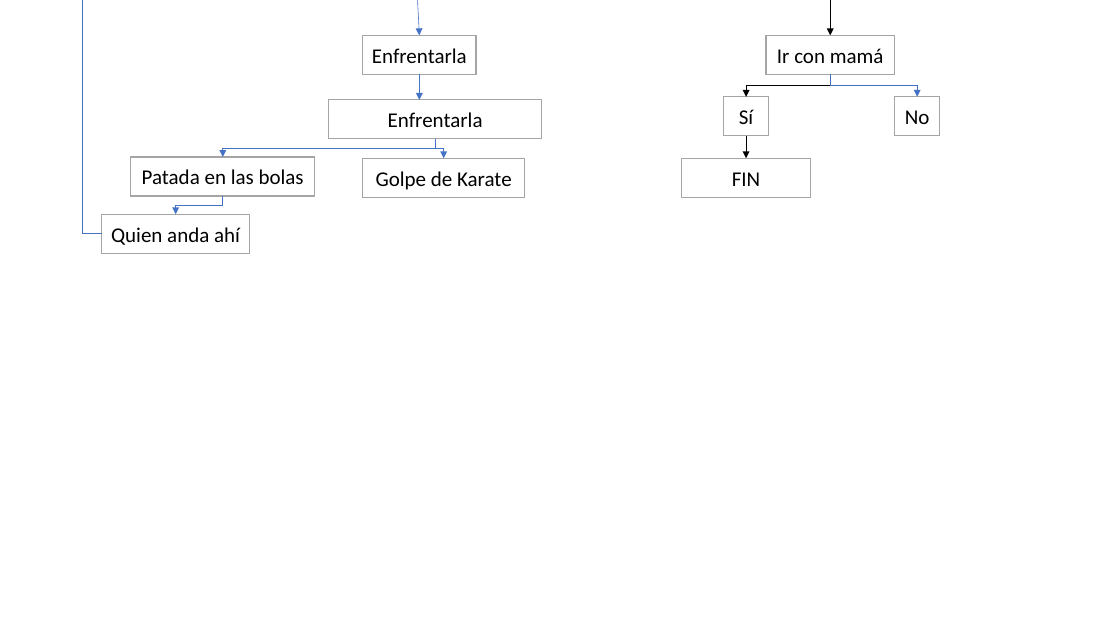
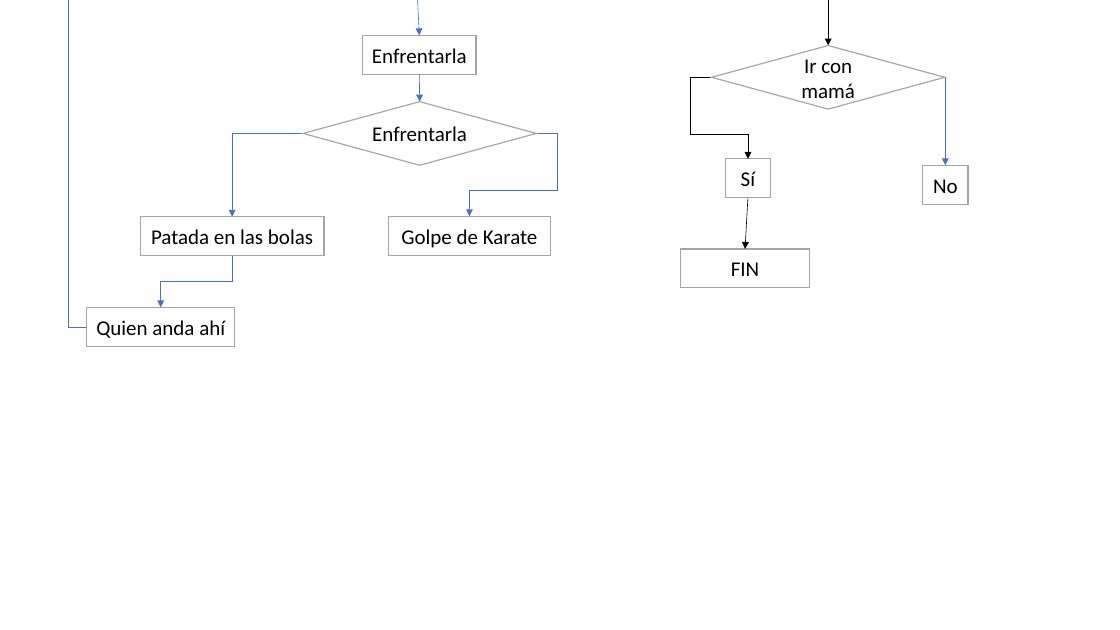
Before and after one commit to EstebanXP/Introduccion-Algoritmos-2, a slide deck: slide 4 of bandersnatch.pptx. Drawn at 1120x630 pixels with LibreOffice and Linux fonts; fonts in the diff are those of the drawing. Boxes give left, top, right and bottom in pixels: in the first picture for what was removed or moved away, otherwise in the second. Text is boxed around its words. In the diff, an @@ line names an element or a change of style, - is before the commit and + after.

```diff
--- a/bandersnatch.pptx
+++ b/bandersnatch.pptx
@@ elbow line moved from (102, 234) - (83, 0) to (87, 327) - (68, 0) @@
@@ arrow moved from (830, 0) - (830, 35) to (828, 0) - (828, 45) @@
@@ diamond "Ir con mamá" at (x1=712, y1=45, x2=945, y2=109): rectangle to diamond @@
@@ diamond "Ir con mamá" resized from (x1=766, y1=35, x2=895, y2=74) to (x1=712, y1=45, x2=945, y2=109) @@
@@ elbow arrow moved from (830, 74) - (746, 97) to (712, 77) - (748, 159) @@
@@ elbow arrow moved from (830, 74) - (918, 97) to (945, 77) - (945, 166) @@
@@ diamond "Enfrentarla" resized from (x1=329, y1=100, x2=542, y2=139) to (x1=303, y1=102, x2=537, y2=166) @@
@@ diamond "Enfrentarla" at (x1=303, y1=102, x2=537, y2=166): rectangle to diamond @@
@@ elbow arrow moved from (435, 139) - (223, 157) to (303, 134) - (232, 217) @@
@@ elbow arrow moved from (435, 139) - (444, 158) to (536, 134) - (470, 217) @@
@@ rectangle "Sí" moved from (x1=723, y1=97, x2=769, y2=135) to (x1=725, y1=159, x2=770, y2=197) @@
@@ rectangle "No" moved from (x1=895, y1=97, x2=940, y2=135) to (x1=923, y1=166, x2=968, y2=204) @@
@@ arrow moved from (746, 136) - (746, 158) to (748, 198) - (745, 249) @@
@@ rectangle "Patada en las bolas" moved from (x1=131, y1=157, x2=315, y2=196) to (x1=140, y1=217, x2=324, y2=255) @@
@@ rectangle "Golpe de Karate" moved from (x1=363, y1=158, x2=525, y2=197) to (x1=388, y1=217, x2=550, y2=255) @@
@@ elbow arrow moved from (223, 196) - (176, 214) to (232, 255) - (160, 308) @@
@@ rectangle "FIN" moved from (x1=682, y1=158, x2=811, y2=197) to (x1=681, y1=249, x2=810, y2=287) @@
@@ rectangle "Quien anda ahí" moved from (x1=102, y1=214, x2=250, y2=253) to (x1=87, y1=308, x2=234, y2=346) @@
```
Also in this commit, not shown: 2 other slides changed.
